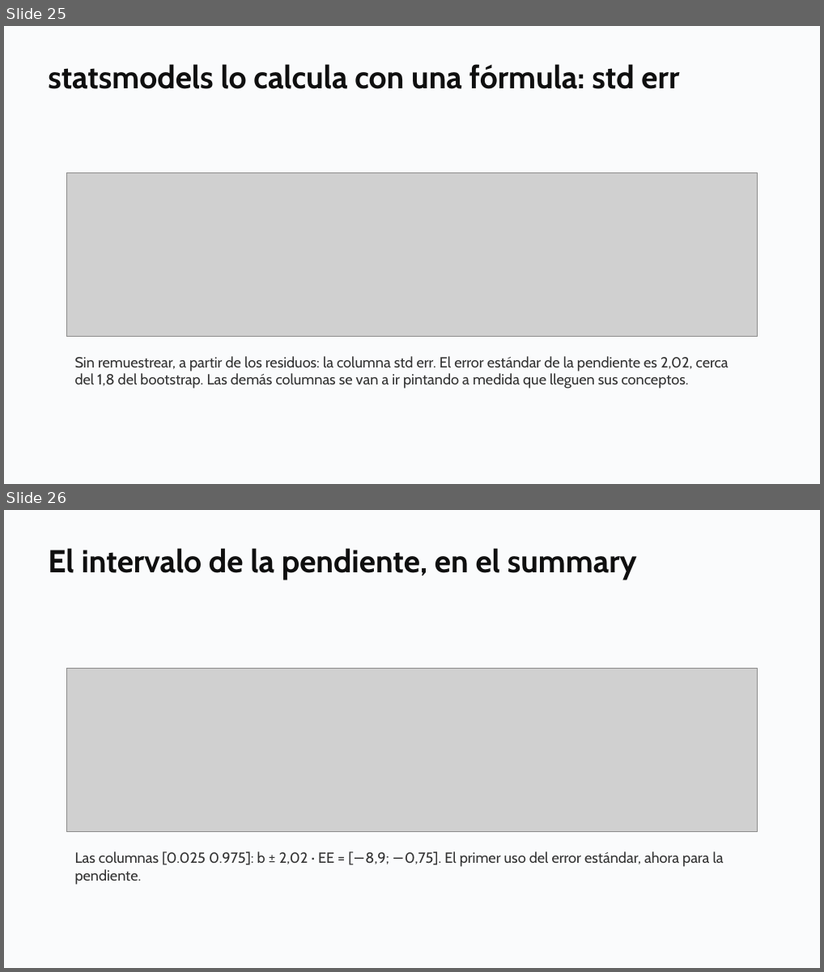
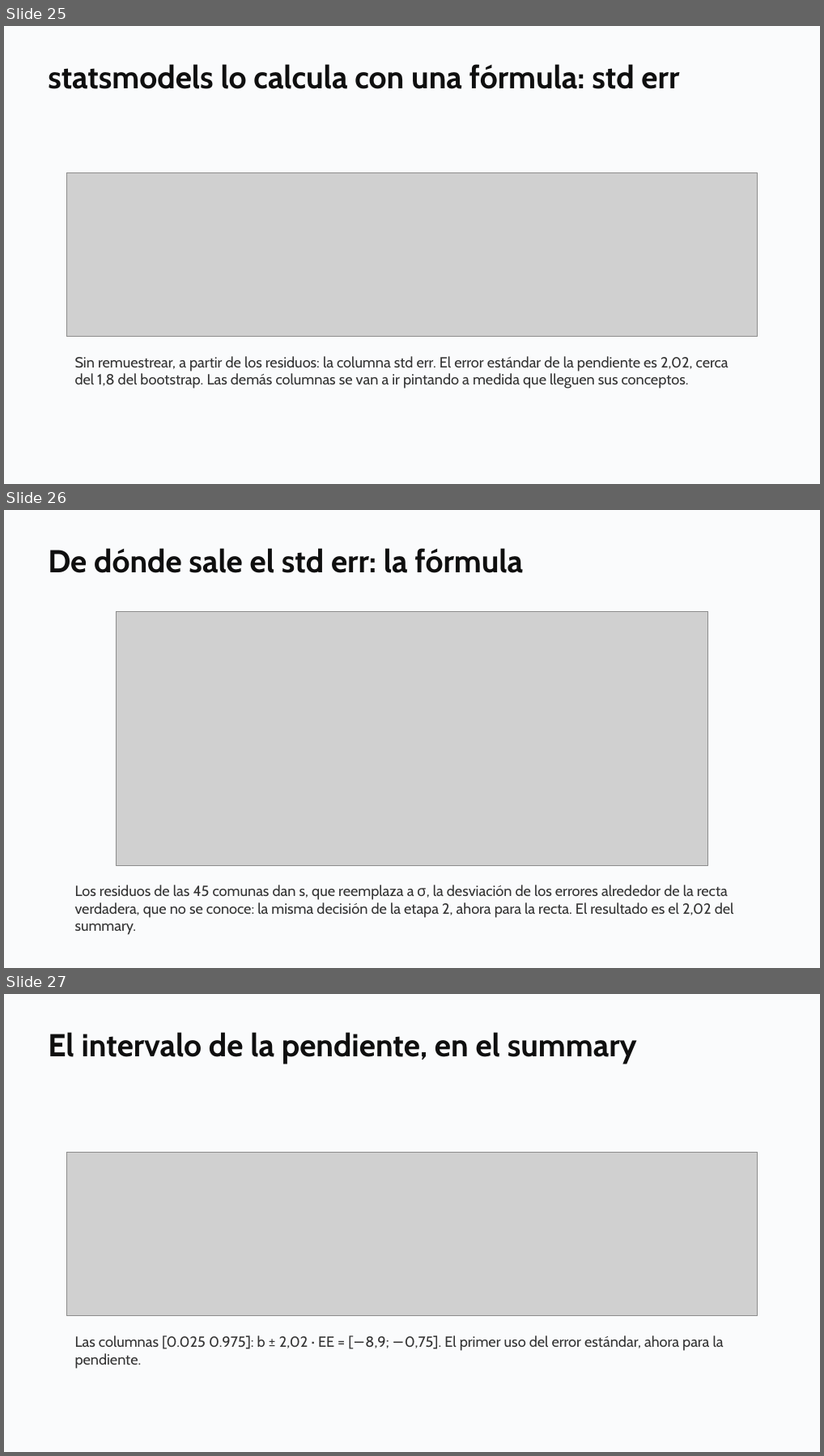
Before and after one commit to daniopitz/diplomado-cdd, a slide deck: presentaciones/clase05_probabilidad_inferencia.pptx. Shown one above the other, each under a label of ours: slides 25 and 26 before the commit, slides 25, 26 and 27 after it. The pictures are 824x972 and 824x1456 pixels, drawn with LibreOffice and Linux fonts; fonts in the diff are those of the drawing; grey boxes stand for pictures. Boxes give left, top, right and bottom in pixels: in the first picture for what was removed or moved away, otherwise in the second. Text is boxed around its words. In the diff, an @@ line names an element or a change of style, - is before the commit and + after.

```diff
--- a/presentaciones/clase05_probabilidad_inferencia.pptx
+++ b/presentaciones/clase05_probabilidad_inferencia.pptx
@@ slide 26 added at box(4, 510, 820, 968), background #FFFFFF @@
@@ rectangle added at box(4, 510, 820, 968), fill #FAFBFC @@
@@ text added at box(48, 548, 523, 573), 28 pt, text #0F0F0F, bold @@
+De dónde sale el std err: la fórmula
@@ picture added at box(116, 612, 709, 866) @@
@@ text added at box(75, 885, 735, 935), 13 pt, text #333333 @@
+Los residuos de las 45 comunas dan s, que reemplaza a σ, la desviación de los errores alrededor de la recta verdadera, que no se conoce: la misma decisión de la etapa 2, ahora para la recta. El resultado es el 2,02 del summary.
@@ what was slide 26 is now slide 27 @@
```
Also in this commit, not shown: 2 slides changed, 3 other files.
